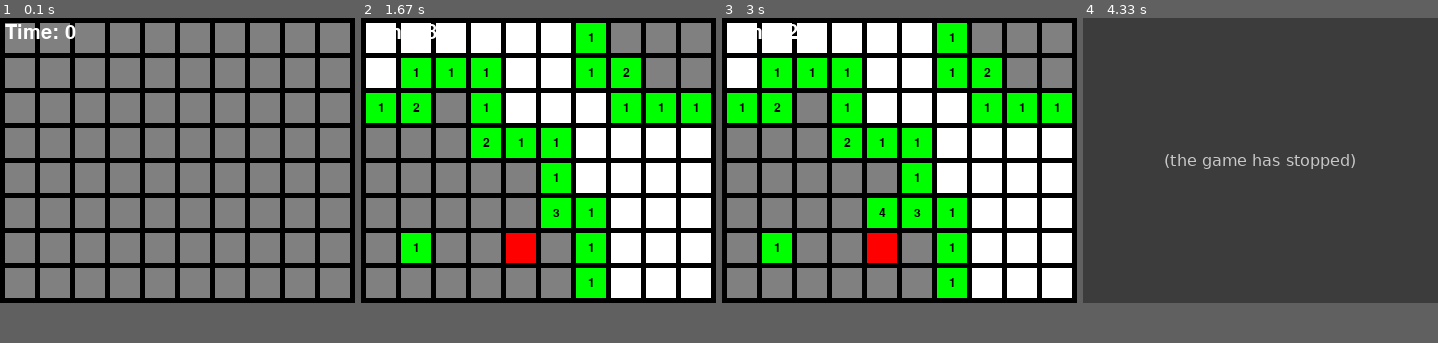
Above: before the commit, frames 1-4 (left to right).
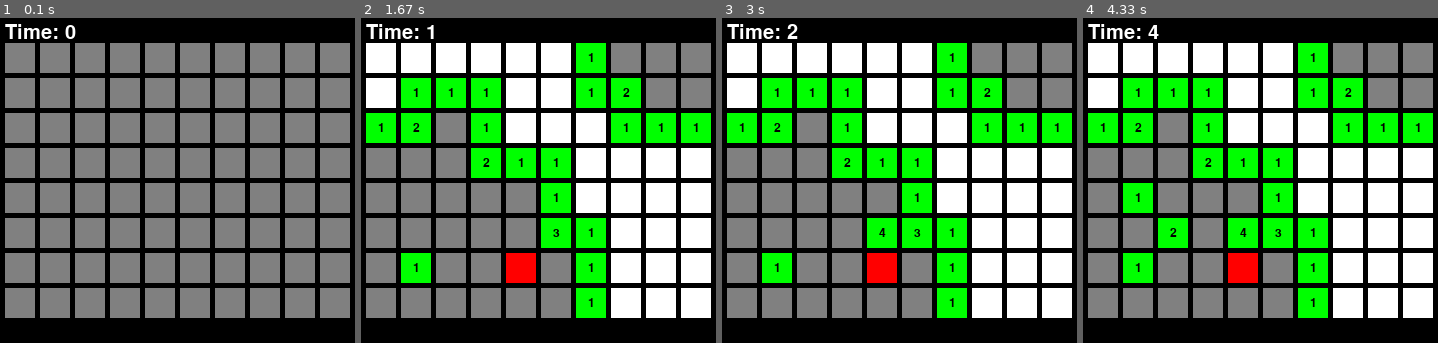
Above: after the commit, the same moments.

Repository: tferretti02/minesweeper
Game: pygame game, started from src/pygame_script.py
Same seed, same stepped clock (60 frames per second), same inputs: the game is played once before the commit and once after it.
Inputs (mouse positions are in pixels of both pictures, inside the frame that each line leads up to):
- Up to frame 1 (0.1 s): no input
- Up to frame 2 (1.67 s): click (652, 170) at 0.38 s; click (428, 255) at 0.72 s; right-click (520, 265) at 1.55 s
- Up to frame 3 (3 s): click (899, 219) at 1.88 s
- Up to frame 4 (4.33 s): click (1143, 213) at 3.05 s; click (1175, 235) at 3.88 s
In our replay, the window is 355x285 before the commit and 355x325 after it. These sizes can differ from the game's own. Grey fills any space a smaller window leaves; there, only what the larger window draws over its background counts as a difference.

The runs differ from the first frame. In frame 1, 28% of the frame differs, in the area x 1-99%, y 1-93%; in frame 2, 38%; in frame 3, 38%; in frame 4, 91%, in the area x 0-100%, y 0-93%.
Before the commit the program exited at 3.9 s; later frames show no game.

Commit message:
fix timer

Diff:
--- a/src/pygame_script.py
+++ b/src/pygame_script.py
@@ -21,13 +21,13 @@
 
 # Set up the screen
 width = num_cols * (square_size + grid_padding) + grid_padding
-height = num_rows * (square_size + grid_padding) + grid_padding
+height = num_rows * (square_size + grid_padding) + grid_padding + 40
 screen = pygame.display.set_mode((width, height))
 pygame.display.set_caption("Color-changing Grid")
 
 # Calculate the size of the grid surface
 grid_width = width
-grid_height = height
+grid_height = height - 40
 
 # Create the matrix
 matrix = [[0 for j in range(num_cols)] for i in range(num_rows)]
@@ -165,7 +165,7 @@
                         reveal_square(i, j)
 
     # Increment the timer
-    timer += pygame.time.get_ticks() / 1000
+    timer = pygame.time.get_ticks() / 1000
 
     # Set up the font for the timer text
     timer_font = pygame.font.Font(None, 30)
